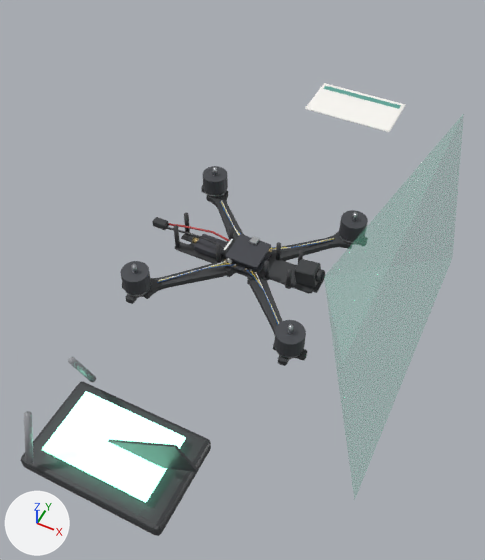
Before and after pictures for a commit that changed the glTF model docs/models/step-04-receiver-fpv.glb.
The view is the same before and after, from a camera (50 mm lens) standing at (0.215, -0.444, 0.528) and looking at (0.003, -0.021, -0.001). Arrows for +X, +Y and +Z are at lower left; the lights stay in place. The first picture is the older version. Where no turn or scale is listed for an object, it has been applied to the vertices. Vertices at exactly the same position are counted once.

The older version as bpy lines, for what is in view:
```python
ob_frame_standoff_22mm_0 = bpy.data.objects.new('frame_standoff_22mm_0', me_frame_standoff_22mm_0)
ob_frame_standoff_22mm_0.location = (0.053, 0.015, 0.021)
ob_frame_standoff_22mm_1 = bpy.data.objects.new('frame_standoff_22mm_1', me_frame_standoff_22mm_1)
ob_frame_standoff_22mm_1.location = (0.028, 0.015, 0.021)
ob_frame_standoff_22mm_2 = bpy.data.objects.new('frame_standoff_22mm_2', me_frame_standoff_22mm_2)
ob_frame_standoff_22mm_2.location = (0.053, -0.015, 0.021)
ob_frame_standoff_22mm_3 = bpy.data.objects.new('frame_standoff_22mm_3', me_frame_standoff_22mm_3)
ob_frame_standoff_22mm_3.location = (0.028, -0.015, 0.021)
ob_frame_standoff_30mm_0 = bpy.data.objects.new('frame_standoff_30mm_0', me_frame_standoff_30mm_0)
ob_frame_standoff_30mm_0.location = (-0.028, 0.015, 0.017)
ob_frame_standoff_30mm_1 = bpy.data.objects.new('frame_standoff_30mm_1', me_frame_standoff_30mm_1)
ob_frame_standoff_30mm_1.location = (-0.028, -0.015, 0.017)
ob_frame_standoff_30mm_2 = bpy.data.objects.new('frame_standoff_30mm_2', me_frame_standoff_30mm_2)
ob_frame_standoff_30mm_2.location = (-0.081, 0.011, 0.017)
ob_laptop_tag_stripe = bpy.data.objects.new('laptop_tag_stripe', me_laptop_tag_stripe)
ob_laptop_tag_stripe.location = (0.0, 0.354, 0.002)
ob_monitor_screen = bpy.data.objects.new('monitor_screen', me_monitor_screen)
ob_monitor_screen.location = (0.0, -0.25, 0.025)
# also in view: 'cone_pilot' at (0.138, 0.0, 0.04); 'monitor_body' at (0.0, -0.25, 0.008); 'frame_arm_M3' at (-0.054, 0.054, 0.005); 'M2_bell' at (0.085, -0.085, 0.022); 'M4_bell' at (0.085, 0.085, 0.022)
```
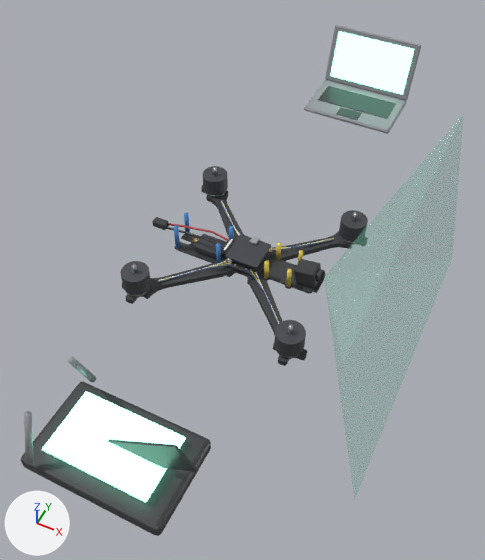
Boxes (x1, y1, x2, y2) around the edits, measured in the pictures (485 x 560 px):
'laptop_tag_screen_face', added
    after: (330, 31, 415, 95)
'laptop_tag', recoloured, reshaped, moved (10% taller)
    before: (305, 83, 405, 132)
    after: (304, 80, 407, 134)
'laptop_tag_screen', added
    after: (325, 25, 421, 100)
'laptop_tag_keys', added
    after: (318, 86, 396, 119)
'laptop_tag_stripe', deleted
    before: (323, 86, 401, 109)
'laptop_tag_pad', added
    after: (336, 107, 362, 120)
'frame_standoff_30mm_3', recoloured
    both: (174, 225, 180, 248)
'frame_standoff_30mm_1', recoloured
    both: (216, 243, 221, 262)
'frame_standoff_22mm_3', recoloured
    both: (264, 261, 269, 279)
'frame_standoff_22mm_2', recoloured
    both: (286, 269, 292, 287)
'frame_standoff_30mm_2', recoloured
    both: (184, 213, 190, 236)
'frame_standoff_22mm_1', recoloured
    both: (276, 242, 281, 260)
'frame_standoff_30mm_0', recoloured
    both: (229, 226, 234, 239)
'frame_standoff_22mm_0', recoloured
    both: (298, 250, 303, 263)

Edits to the bpy script that builds the scene:
```text
Change me_frame_standoff_22mm_0:
    where me_frame_standoff_22mm_0.from_pydata(...)  # 20 vertices, 36 faces; spans x -0.0025..0.0025, y -0.0024..0.0024, z -0.011..0.011
    remove me_frame_standoff_22mm_0.materials.append(mat_siliconeblack)  # dark grey #424245
    add me_frame_standoff_22mm_0.materials.append(mat_standoff22yellow)  # yellow #f1d759
Change me_frame_standoff_22mm_1:
    where me_frame_standoff_22mm_1.from_pydata(...)  # 20 vertices, 36 faces; spans x -0.0025..0.0025, y -0.0024..0.0024, z -0.011..0.011
    remove me_frame_standoff_22mm_1.materials.append(mat_siliconeblack)  # dark grey #424245
    add me_frame_standoff_22mm_1.materials.append(mat_standoff22yellow)  # yellow #f1d759
Change me_frame_standoff_22mm_2:
    where me_frame_standoff_22mm_2.from_pydata(...)  # 20 vertices, 36 faces; spans x -0.0025..0.0025, y -0.0024..0.0024, z -0.011..0.011
    remove me_frame_standoff_22mm_2.materials.append(mat_siliconeblack)  # dark grey #424245
    add me_frame_standoff_22mm_2.materials.append(mat_standoff22yellow)  # yellow #f1d759
Change me_frame_standoff_22mm_3:
    where me_frame_standoff_22mm_3.from_pydata(...)  # 20 vertices, 36 faces; spans x -0.0025..0.0025, y -0.0024..0.0024, z -0.011..0.011
    remove me_frame_standoff_22mm_3.materials.append(mat_siliconeblack)  # dark grey #424245
    add me_frame_standoff_22mm_3.materials.append(mat_standoff22yellow)  # yellow #f1d759
Change me_frame_standoff_30mm_0:
    where me_frame_standoff_30mm_0.from_pydata(...)  # 20 vertices, 36 faces; spans x -0.0025..0.0025, y -0.0024..0.0024, z -0.015..0.015
    remove me_frame_standoff_30mm_0.materials.append(mat_siliconeblack)  # dark grey #424245
    add me_frame_standoff_30mm_0.materials.append(mat_standoff30blue)  # blue #5595dd
Change me_frame_standoff_30mm_1:
    where me_frame_standoff_30mm_1.from_pydata(...)  # 20 vertices, 36 faces; spans x -0.0025..0.0025, y -0.0024..0.0024, z -0.015..0.015
    remove me_frame_standoff_30mm_1.materials.append(mat_siliconeblack)  # dark grey #424245
    add me_frame_standoff_30mm_1.materials.append(mat_standoff30blue)  # blue #5595dd
Change me_frame_standoff_30mm_2:
    where me_frame_standoff_30mm_2.from_pydata(...)  # 20 vertices, 36 faces; spans x -0.0025..0.0025, y -0.0024..0.0024, z -0.015..0.015
    remove me_frame_standoff_30mm_2.materials.append(mat_siliconeblack)  # dark grey #424245
    add me_frame_standoff_30mm_2.materials.append(mat_standoff30blue)  # blue #5595dd
Change me_frame_standoff_30mm_3:
    where me_frame_standoff_30mm_3.from_pydata(...)  # 20 vertices, 36 faces; spans x -0.0025..0.0025, y -0.0024..0.0024, z -0.015..0.015
    remove me_frame_standoff_30mm_3.materials.append(mat_siliconeblack)  # dark grey #424245
    add me_frame_standoff_30mm_3.materials.append(mat_standoff30blue)  # blue #5595dd
Change me_laptop_tag:
    remove me_laptop_tag.from_pydata(...)  # 24 vertices, 44 faces; spans x -0.06..0.06, y -0.035..0.035, z -0.001..0.001
    remove me_laptop_tag.materials.append(mat_papercream)  # white #fbf9f5
    add me_laptop_tag.from_pydata(...)  # 24 vertices, 44 faces; spans x -0.06..0.06, y -0.04..0.04, z -0.003..0.003
    me_laptop_tag part 1: 24 of 24 vertices moved; they spanned x -0.06..0.06, y -0.035..0.035, z -0.001..0.001 and now span x -0.06..0.06, y -0.04..0.04, z -0.003..0.003; mean shift (0.0, 0.0, 0.0)
    add me_laptop_tag.materials.append(mat_plasticgrey)  # grey #95979b
Add me_laptop_tag_screen_face:
    me_laptop_tag_screen_face.from_pydata([(-0.0528, -0.0082, -0.0296), (0.0528, -0.0082, -0.0296), (0.0528, -0.0077, -0.0298), (-0.0528, -0.0077, -0.0298), (-0.0528, 0.0077, 0.0298), (0.0528, 0.0077, 0.0298), (0.0528, 0.0082, 0.0296), (-0.0528, 0.0082, 0.0296)], [], [(3, 2, 1), (3, 1, 0), (4, 5, 6), (4, 6, 7), (0, 1, 5), (0, 5, 4), (1, 2, 6), (1, 6, 5), (2, 3, 7), (2, 7, 6), (3, 0, 4), (3, 4, 7)])
    me_laptop_tag_screen_face.materials.append(mat_screenglow)  # green #95edce, glowing green #9fffdc
Change ob_laptop_tag:
    ob_laptop_tag.location: (0.0, 0.33, 0.001) -> (0.0, 0.33, 0.003)
Remove ob_laptop_tag_stripe:
    ob_laptop_tag_stripe = bpy.data.objects.new('laptop_tag_stripe', me_laptop_tag_stripe)
Add ob_laptop_tag_screen_face:
    ob_laptop_tag_screen_face = bpy.data.objects.new('laptop_tag_screen_face', me_laptop_tag_screen_face)
    ob_laptop_tag_screen_face.location = (0.0, 0.375, 0.043)
Add ob_laptop_tag_screen:
    ob_laptop_tag_screen = bpy.data.objects.new('laptop_tag_screen', me_laptop_tag_screen)  # 24 vertices, 44 faces; spans x -0.06..0.06, y -0.0112..0.0112, z -0.0364..0.0364; in mat_plasticgrey (grey #95979b)
    ob_laptop_tag_screen.location = (0.0, 0.378, 0.042)
Add ob_laptop_tag_pad:
    ob_laptop_tag_pad = bpy.data.objects.new('laptop_tag_pad', me_laptop_tag_pad)  # a box spanning x -0.015..0.015, y -0.009..0.009, z -0.0003..0.0003; in mat_plasticblack (dark grey #3c3e40)
    ob_laptop_tag_pad.location = (0.0, 0.303, 0.006)
Add ob_laptop_tag_keys:
    ob_laptop_tag_keys = bpy.data.objects.new('laptop_tag_keys', me_laptop_tag_keys)  # a box spanning x -0.0492..0.0492, y -0.0192..0.0192, z -0.0004..0.0004; in mat_plasticblack (dark grey #3c3e40)
    ob_laptop_tag_keys.location = (0.0, 0.334, 0.006)
```
